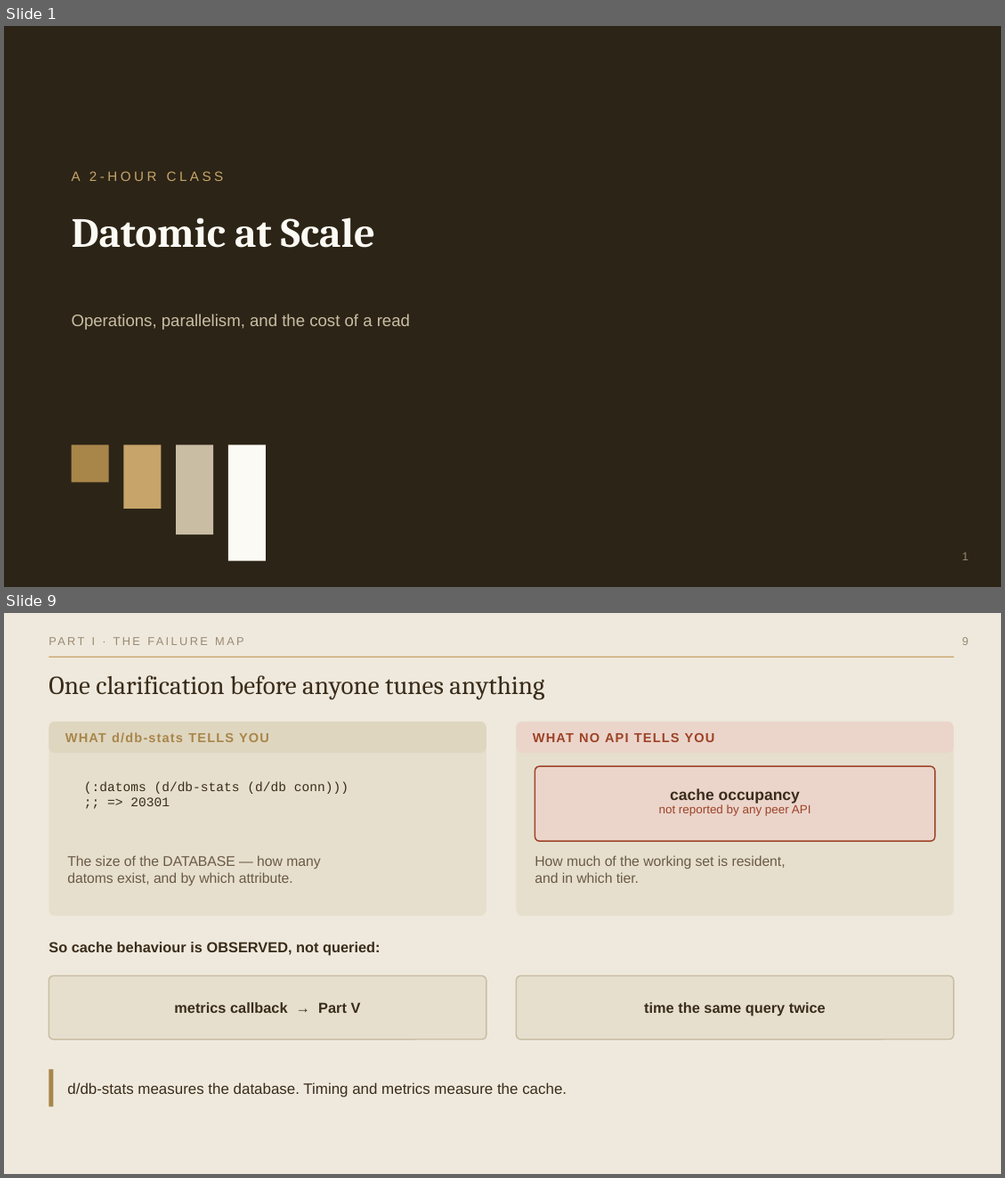
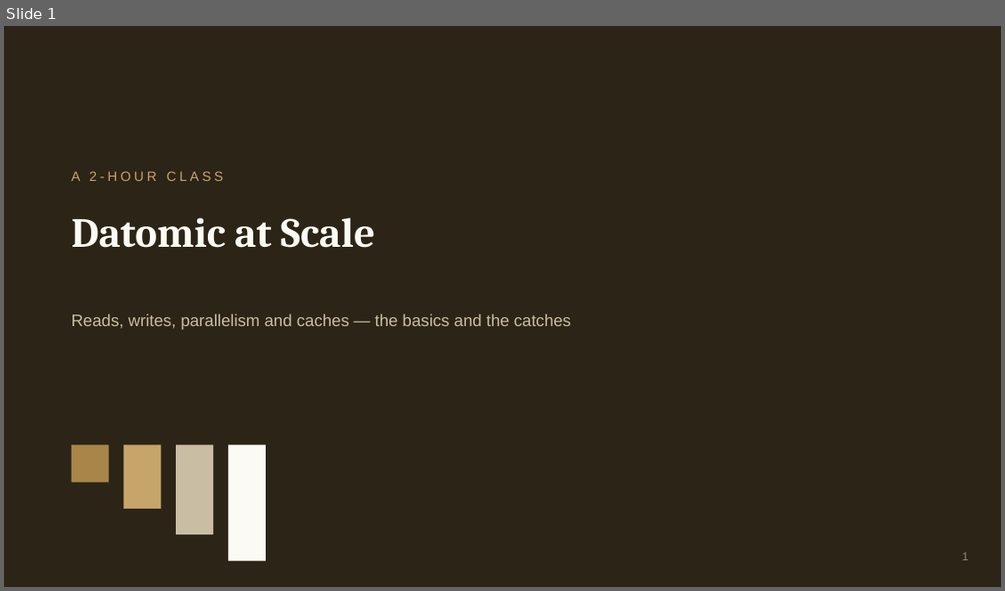
Before and after one commit to 4coders-com-br/datomic-model, a slide deck: datomic-at-scale.pptx. Shown one above the other, each under a label of ours: slides 1 and 9 before the commit, slide 1 after it; the slides between them are not shown. The pictures are 1005x1178 and 1005x591 pixels, drawn with LibreOffice and Linux fonts; fonts in the diff are those of the drawing. Boxes give left, top, right and bottom in pixels: in the first picture for what was removed or moved away, otherwise in the second. Text is boxed around its words. In the diff, an @@ line names an element or a change of style, - is before the commit and + after.

Commit message:
Simplify Datomic at Scale into a slides-only class
- 27-slide deck (was 42): four topics — reads, writes, parallelism,
  caches — each as basics -> one easy example -> the main catches;
  pptx regenerated from the reworked deck.js, markdown deck to match.
- Preclass brief: nothing to install or run; assumes only the
  Production class vocabulary.
- Drop the REPL labs (src/datomic_ops/labs.clj) — the class no longer
  has hands-on labs; infra/HA files stay as optional extras.
- README: class blurb and file list updated to match.

```diff
--- a/datomic-at-scale.pptx
+++ b/datomic-at-scale.pptx
@@ slide 9 removed at <box>4,613,1001,1174</box>, background #FFFFFF @@
@@ rectangle removed at <box>4,613,1001,1174</box> @@
@@ text removed at <box>92,637,96,645</box> @@
-PART I · THE FAILURE MAP
@@ text removed at <box>962,637,968,645</box> @@
-9
@@ rectangle removed at <box>48,657,954,657</box> @@
@@ text removed at <box>48,675,544,700</box> @@
-One clarification before anyone tunes anything
@@ rounded rectangle removed at <box>48,722,486,916</box> @@
@@ rounded rectangle removed at <box>48,722,486,753</box> @@
@@ text removed at <box>65,732,269,742</box> @@
-WHAT d/db-stats TELLS YOU
@@ rounded rectangle removed at <box>517,722,954,916</box> @@
@@ rounded rectangle removed at <box>517,722,954,753</box> @@
@@ text removed at <box>533,733,715,742</box> @@
-WHAT NO API TELLS YOU
@@ rounded rectangle removed at <box>67,766,468,841</box> @@
@@ rounded rectangle removed at <box>535,766,935,841</box> @@
@@ text removed at <box>84,781,348,806</box> @@
-(:datoms (d/db-stats (d/db conn)))
-;; => 20301
@@ text removed at <box>670,788,800,803</box> @@
-cache occupancy
@@ text removed at <box>659,804,811,816</box> @@
-not reported by any peer API
@@ text removed at <box>67,855,320,885</box> @@
-The size of the DATABASE — how many
-datoms exist, and by which attribute.
@@ text removed at <box>534,855,785,883</box> @@
-How much of the working set is resident,
-and in which tier.
@@ text removed at <box>48,941,380,956</box> @@
-So cache behaviour is OBSERVED, not queried:
@@ rounded rectangle removed at <box>48,976,486,1039</box> @@
@@ rounded rectangle removed at <box>517,976,954,1039</box> @@
@@ text removed at <box>174,1002,361,1013</box> @@
-metrics callback → Part V
@@ text removed at <box>644,1002,825,1016</box> @@
-time the same query twice
@@ rectangle removed at <box>48,1070,53,1107</box> @@
@@ text removed at <box>67,1082,566,1097</box> @@
-d/db-stats measures the database. Timing and metrics measure the cache.
@@ slide 1 changed as well @@
@@ text at <box>72,313,571,329</box>: text changed @@
-Operations, parallelism, and the cost of a read
+Reads, writes, parallelism and caches — the basics and the catches
```
Also in this commit, not shown: 4 other slides changed, 22 slides added, 35 other slides removed, 5 other files.
